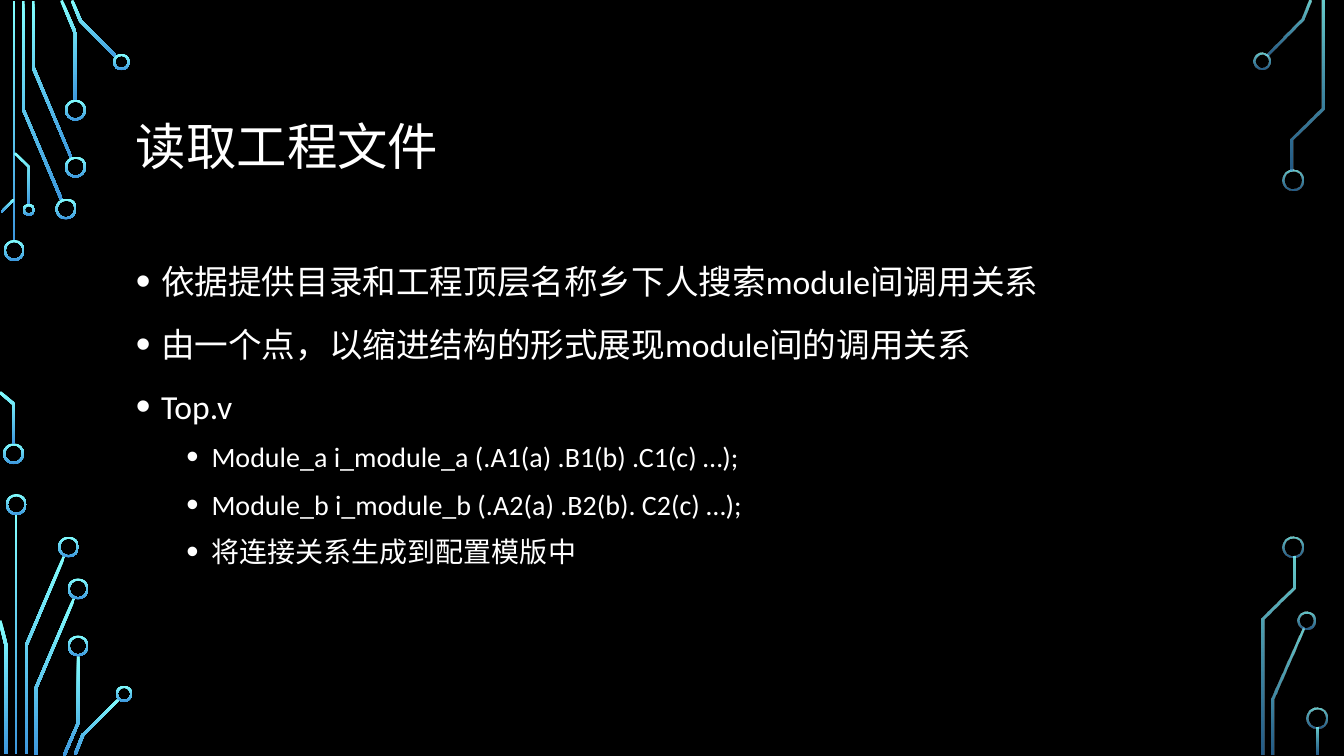
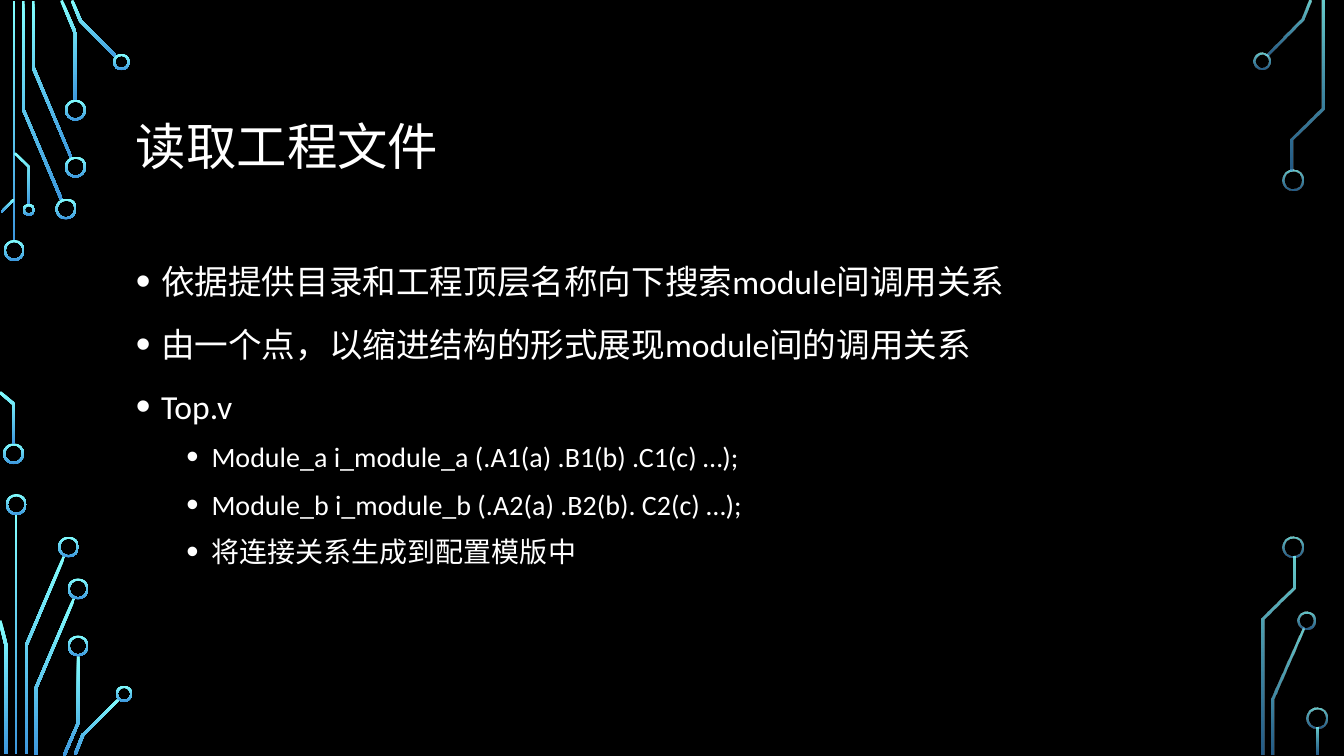
Before and after one commit to ICEcreamICE/code_generator, a slide deck: slide 5 of code_generater.pptx. Drawn at 1344x756 pixels with LibreOffice and Linux fonts; fonts in the diff are those of the drawing; background and template pictures are left out. Boxes give left, top, right and bottom in pixels: in the first picture for what was removed or moved away, otherwise in the second. Text is boxed around its words. In the diff, an @@ line names an element or a change of style, - is before the commit and + after.

```diff
--- a/code_generater.pptx
+++ b/code_generater.pptx
@@ text at box(161, 265, 1004, 297): text changed @@
-• 依据提供目录和工程顶层名称乡下人搜索module间调用关系
+• 依据提供目录和工程顶层名称向下搜索module间调用关系
```
Also in this commit, not shown: 1 other slide changed.
